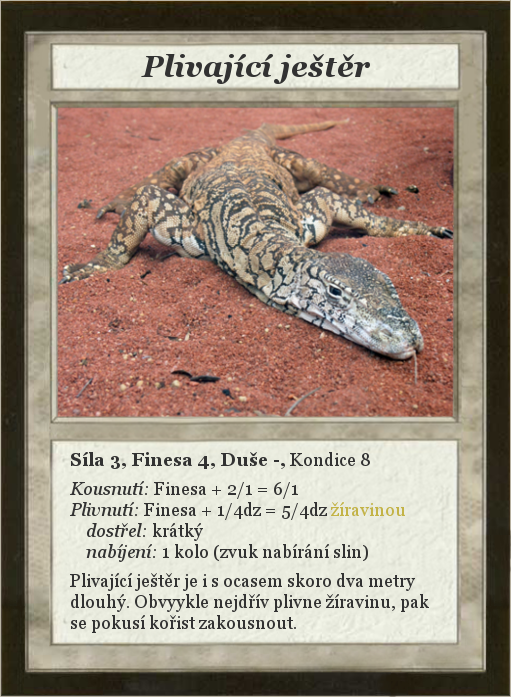
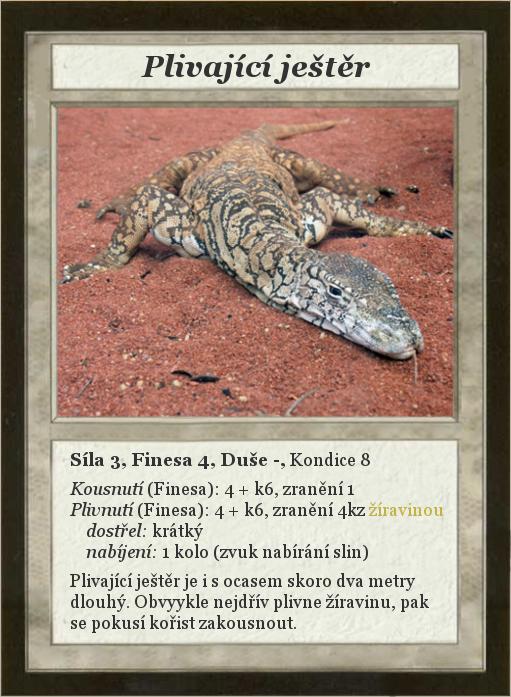
Revision of a layered 511 × 697 image; what changed, layer by layer:
painted on "Síla 3, Finesa 4, Duše -, Kond..." over (135, 481, 443, 520)
